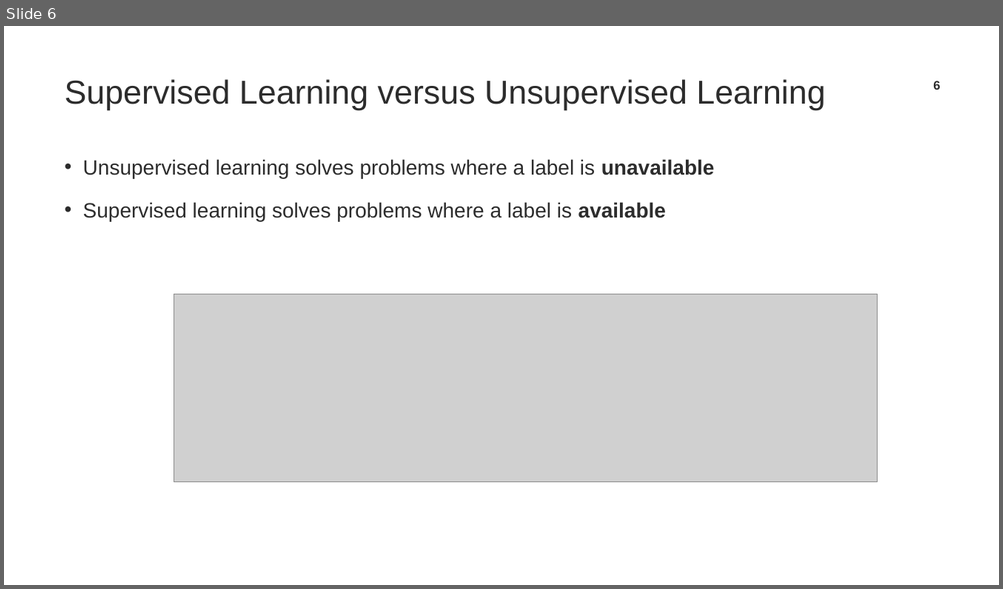
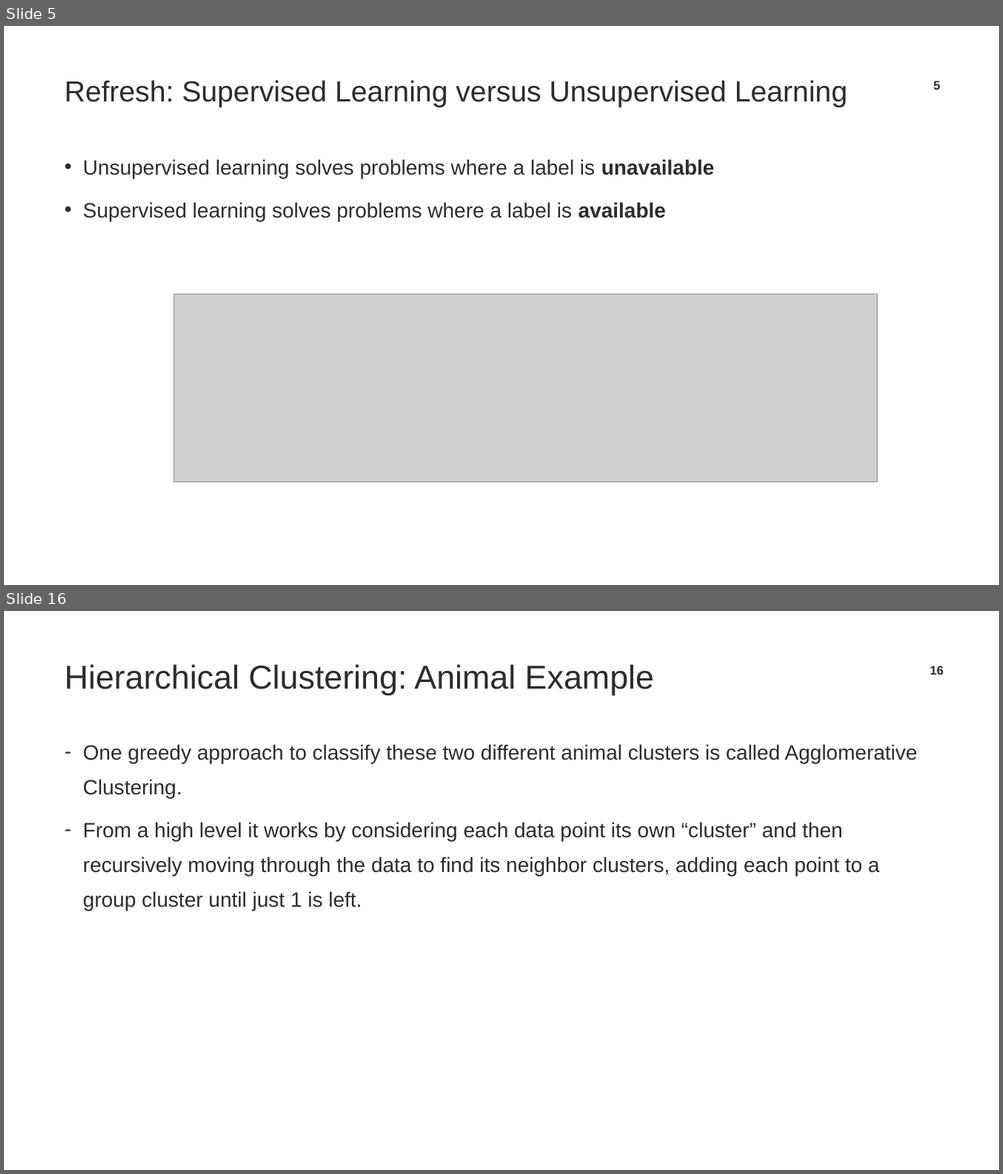
Before and after one commit to TrainingByPackt/Applied-Unsupervised-Learning-with-Python, a slide deck: CH2/Lesson02_FirstDraft.pptx. Shown one above the other, each under a label of ours: slide 6 before the commit, slides 5 and 16 after it; the slides between them are not shown. The pictures are 1003x589 and 1003x1174 pixels, drawn with LibreOffice and Linux fonts; fonts in the diff are those of the drawing; grey boxes stand for pictures; background and template pictures are left out. Boxes give left, top, right and bottom in pixels: in the first picture for what was removed or moved away, otherwise in the second. Text is boxed around its words. In the diff, an @@ line names an element or a change of style, - is before the commit and + after.

```diff
--- a/CH2/Lesson02_FirstDraft.pptx
+++ b/CH2/Lesson02_FirstDraft.pptx
@@ slide 16 added at [4,611,999,1170], background #FFFFFF @@
@@ title added at [65,664,654,695], 32 pt, text #2C2C2C @@
+Hierarchical Clustering: Animal Example
@@ page number added at [930,666,944,675], 12 pt, text #2C2C2C, bold @@
+16
@@ text added at [83,744,917,911], 20 pt, text #2C2C2C @@
+– One greedy approach to classify these two different animal clusters is called Agglomerative Clustering.
+– From a high level it works by considering each data point its own “cluster” and then recursively moving through the data to find its neighbor clusters, adding each point to a group cluster until just 1 is left.
@@ what was slide 6 is now slide 5 @@
@@ slide 5 changed as well @@
@@ title at [65,80,847,107]: text changed; size 32 to 28 pt @@
-Supervised Learning versus Unsupervised Learning
+Refresh: Supervised Learning versus Unsupervised Learning
```
Also in this commit, not shown: 11 other slides changed, 20 other slides added, 19 slides removed, 3 other files.
